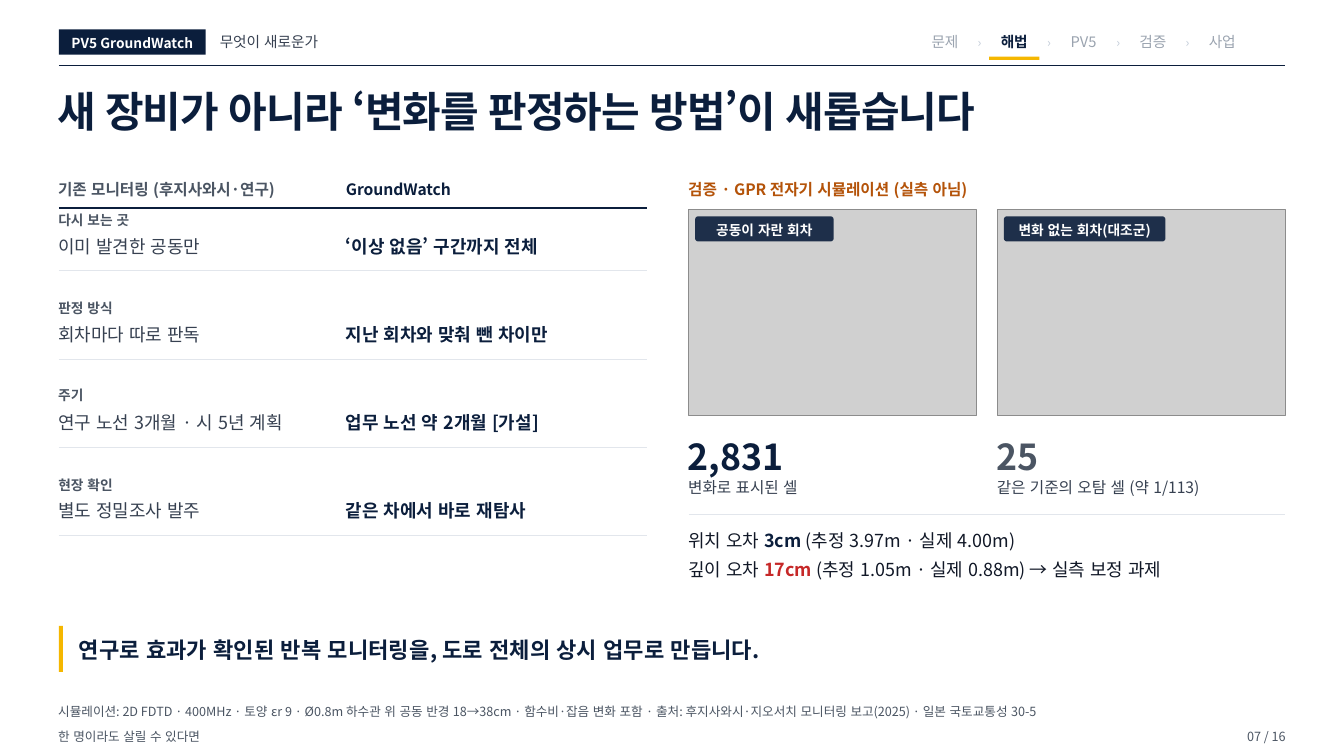
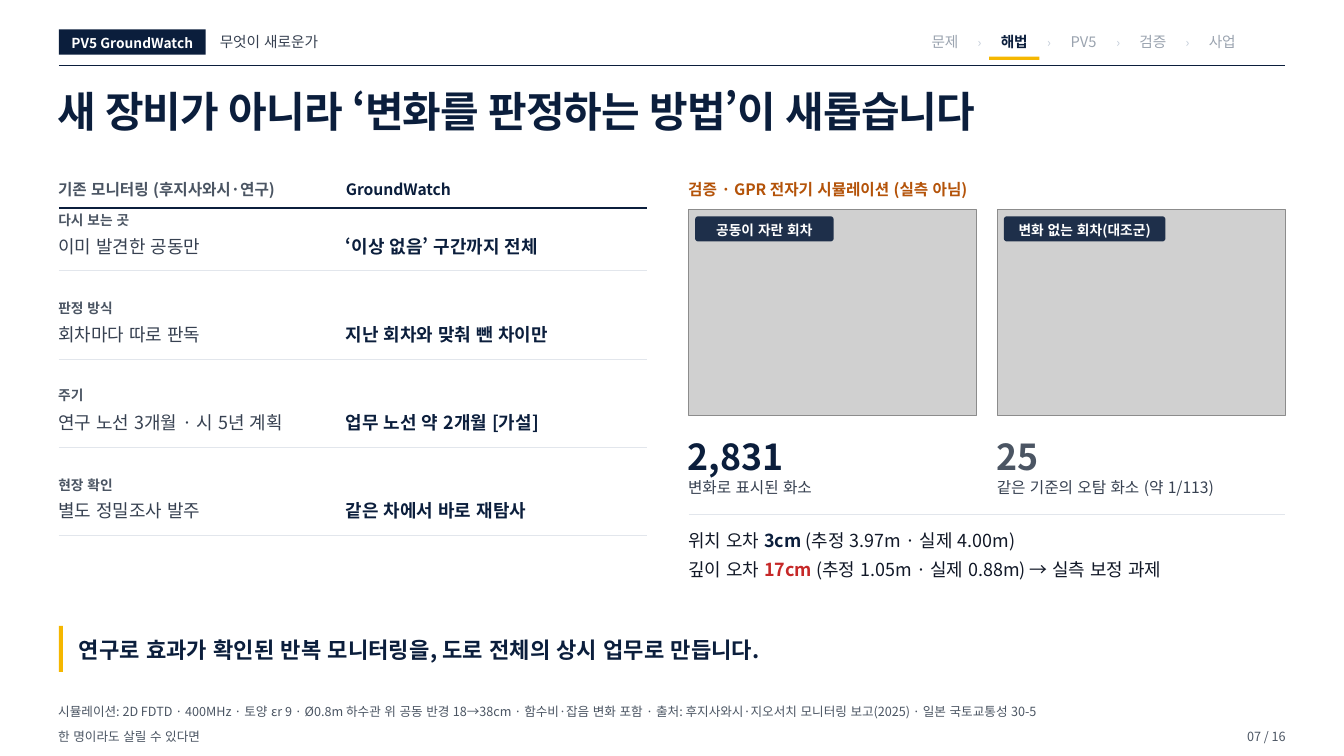
Before and after one commit to woojin-choe/pv5-hose-lab, a slide deck: slide 7 of ppt_all/PV5_GroundWatch_10_22.pptx. Drawn at 1344x756 pixels with LibreOffice and Linux fonts; fonts in the diff are those of the drawing; grey boxes stand for pictures. Boxes give left, top, right and bottom in pixels: in the first picture for what was removed or moved away, otherwise in the second. Text is boxed around its words. In the diff, an @@ line names an element or a change of style, - is before the commit and + after.

```diff
--- a/ppt_all/PV5_GroundWatch_10_22.pptx
+++ b/ppt_all/PV5_GroundWatch_10_22.pptx
@@ text at bbox=[688, 480, 812, 495]: text changed @@
-변화로 표시된 셀
+변화로 표시된 화소
@@ text at bbox=[997, 480, 1214, 496]: text changed @@
-같은 기준의 오탐 셀 (약 1/113)
+같은 기준의 오탐 화소 (약 1/113)
```
Also in this commit, not shown: 8 other slides changed, 27 other files.
